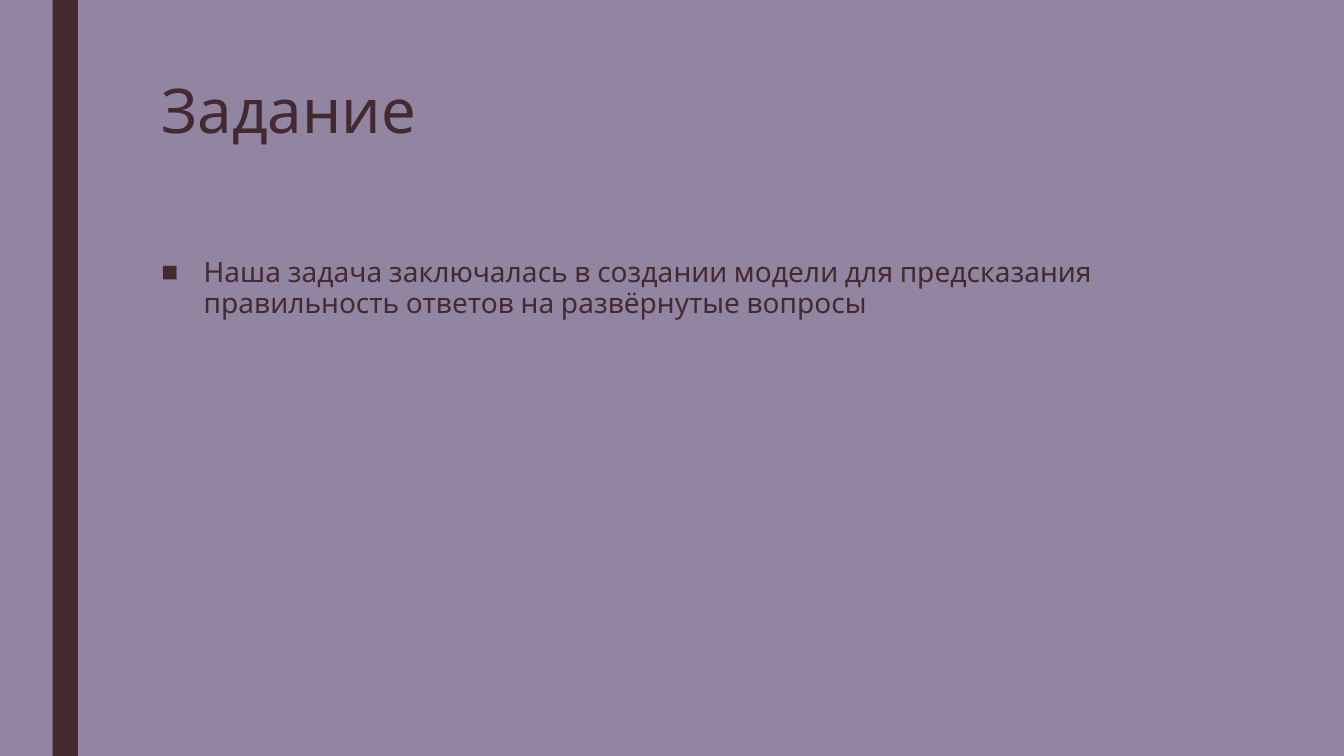
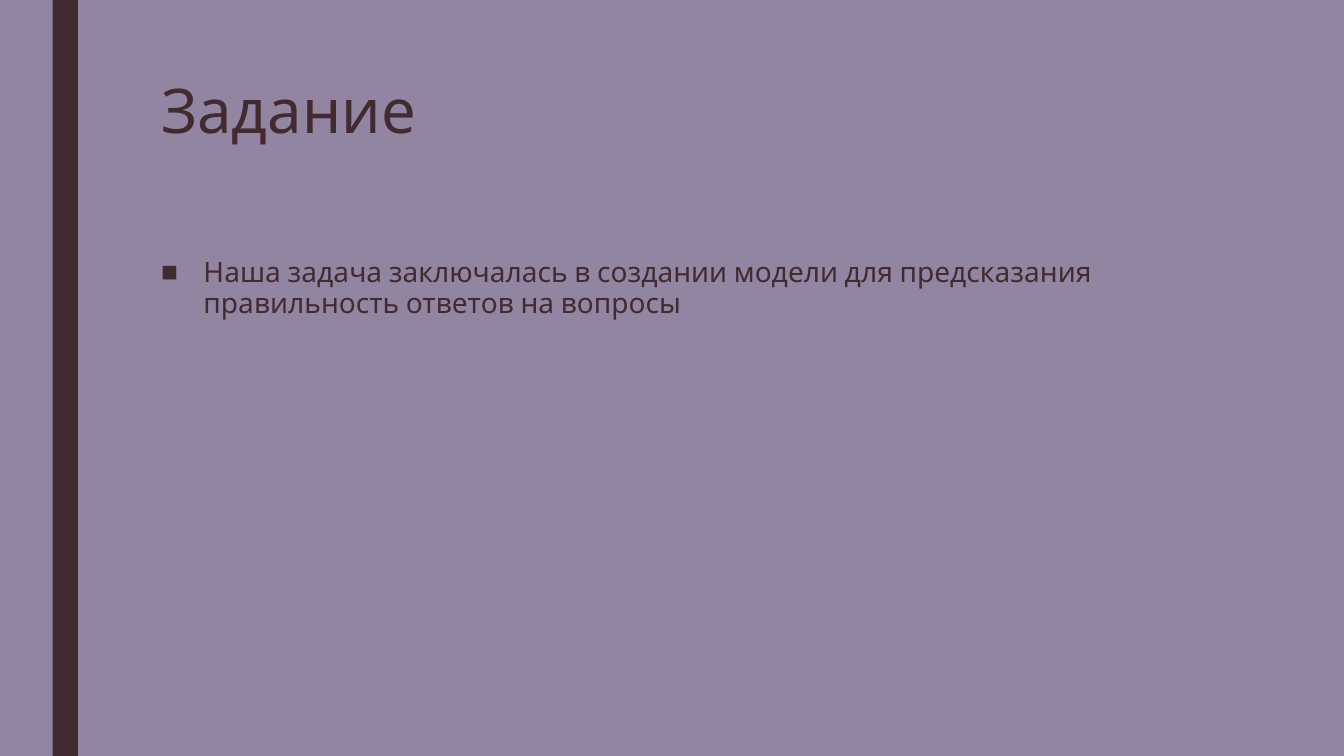
Before and after one commit to zumvanrin/DM_team_RIIID, a slide deck: slide 3 of Riid.pptx. Drawn at 1344x756 pixels with LibreOffice and Linux fonts; fonts in the diff are those of the drawing. Boxes give left, top, right and bottom in pixels: in the first picture for what was removed or moved away, otherwise in the second. Text is boxed around its words. In the diff, an @@ line names an element or a change of style, - is before the commit and + after.

```diff
--- a/Riid.pptx
+++ b/Riid.pptx
@@ text at (x1=203, y1=262, x2=1092, y2=320): text changed @@
-■ Наша задача заключалась в создании модели для предсказания правильность ответов на развёрнутые вопросы
+■ Наша задача заключалась в создании модели для предсказания правильность ответов на вопросы
```
Also in this commit, not shown: 5 other slides changed.
